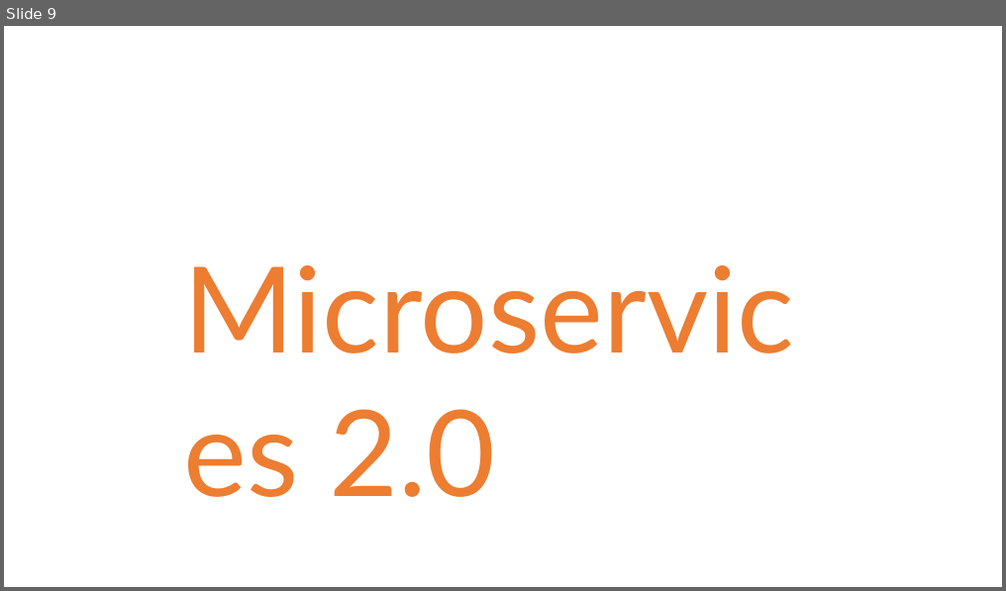
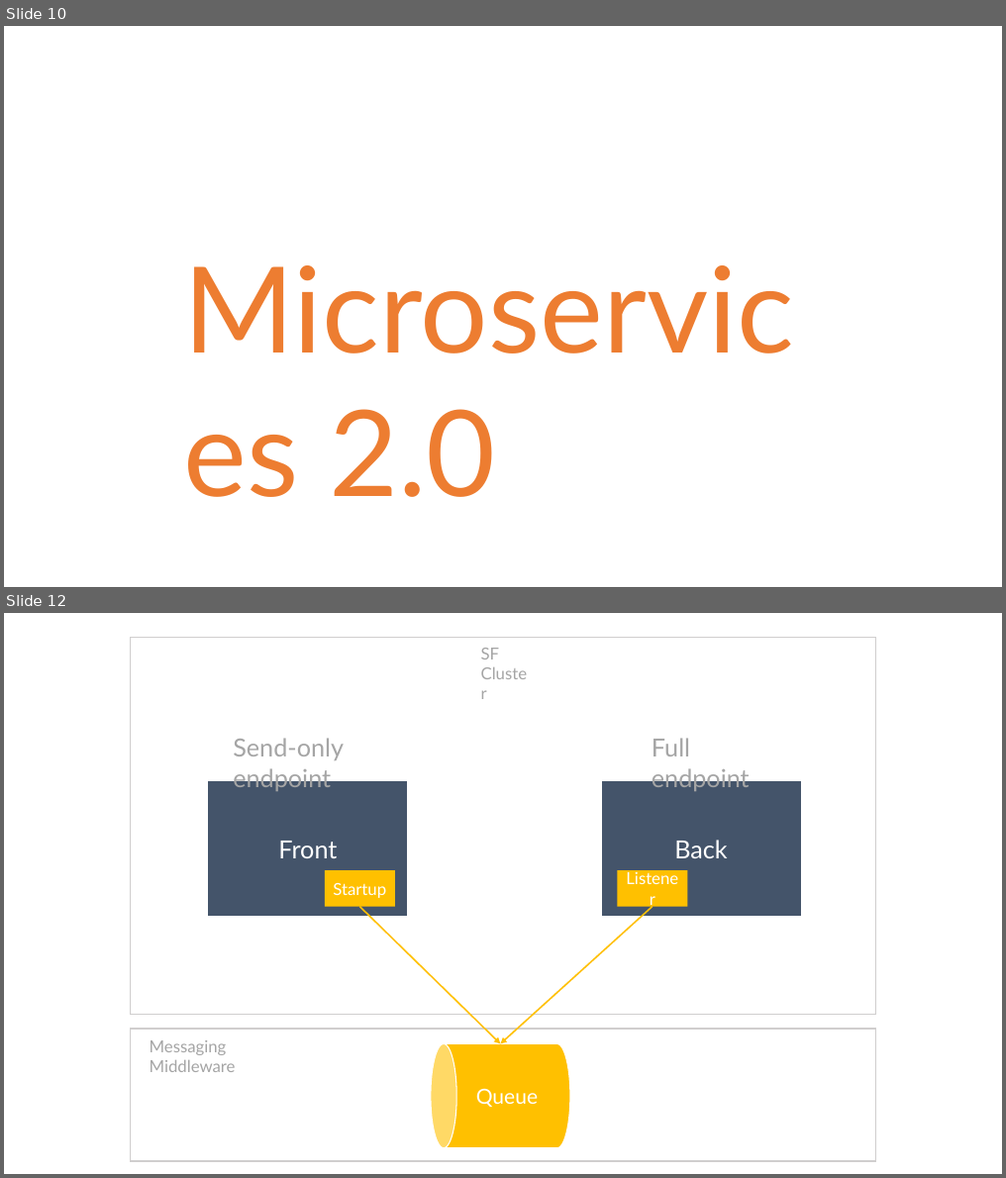
Before and after one commit to danielmarbach/service-fabric-webinar, a slide deck: Slides.pptx. Shown one above the other, each under a label of ours: slide 9 before the commit, slides 10 and 12 after it; the slides between them are not shown. The pictures are 1006x591 and 1006x1178 pixels, drawn with LibreOffice and Linux fonts; fonts in the diff are those of the drawing. Boxes give left, top, right and bottom in pixels: in the first picture for what was removed or moved away, otherwise in the second. Text is boxed around its words. In the diff, an @@ line names an element or a change of style, - is before the commit and + after.

```diff
--- a/Slides.pptx
+++ b/Slides.pptx
@@ slide 12 added at [4,613,1002,1174], background #FFFFFF @@
@@ rectangle added at [131,637,876,1014], outline #D0CECE 1.5 pt @@
@@ text added at [481,648,500,660], 16 pt, text #A5A5A5 @@
+SF Cluster
@@ text added at [233,738,344,791], 24 pt, text #A5A5A5 @@
+Send-only endpoint
@@ text added at [651,738,749,791], 24 pt, text #A5A5A5 @@
+Full endpoint
@@ rectangle added at [208,780,408,916], fill #44546A, outline #FFFFFF 1 pt, 24 pt, text #FFFFFF @@
+Front
@@ rectangle added at [601,780,801,916], fill #44546A, outline #FFFFFF 1 pt, 24 pt, text #FFFFFF @@
+Back
@@ rectangle added at [325,870,395,906], fill #FFC000, 16 pt, text #FFFFFF @@
+Startup
@@ rectangle added at [617,870,687,906], fill #FFC000, 16 pt, text #FFFFFF @@
+Listener
@@ arrow added from (359, 906) to (500, 1045), #FFC000 1.5 pt @@
@@ arrow added from (652, 906) to (500, 1045), #FFC000 1.5 pt @@
@@ rectangle added at [131,1029,876,1161], outline #D0CECE 1.5 pt @@
@@ text added at [150,1041,236,1072], 16 pt, text #A5A5A5 @@
+Messaging Middleware
@@ cylinder added at [431,1044,570,1148], fill #FFC000, outline #FFFFFF 1 pt, 20 pt, text #FFFFFF @@
+Queue
@@ what was slide 9 is now slide 10 @@
```
Also in this commit, not shown: 2 slides changed, 5 other slides added, 1 slide removed, 2 other files.
